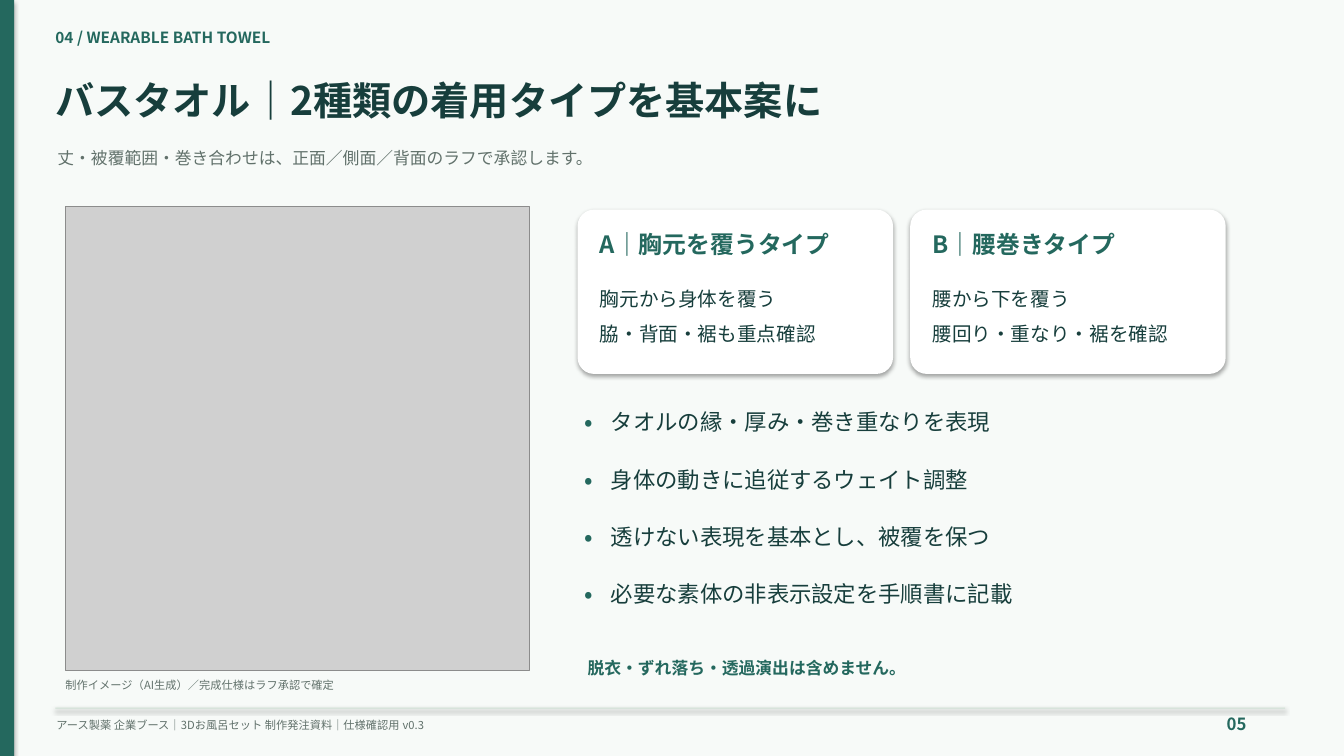
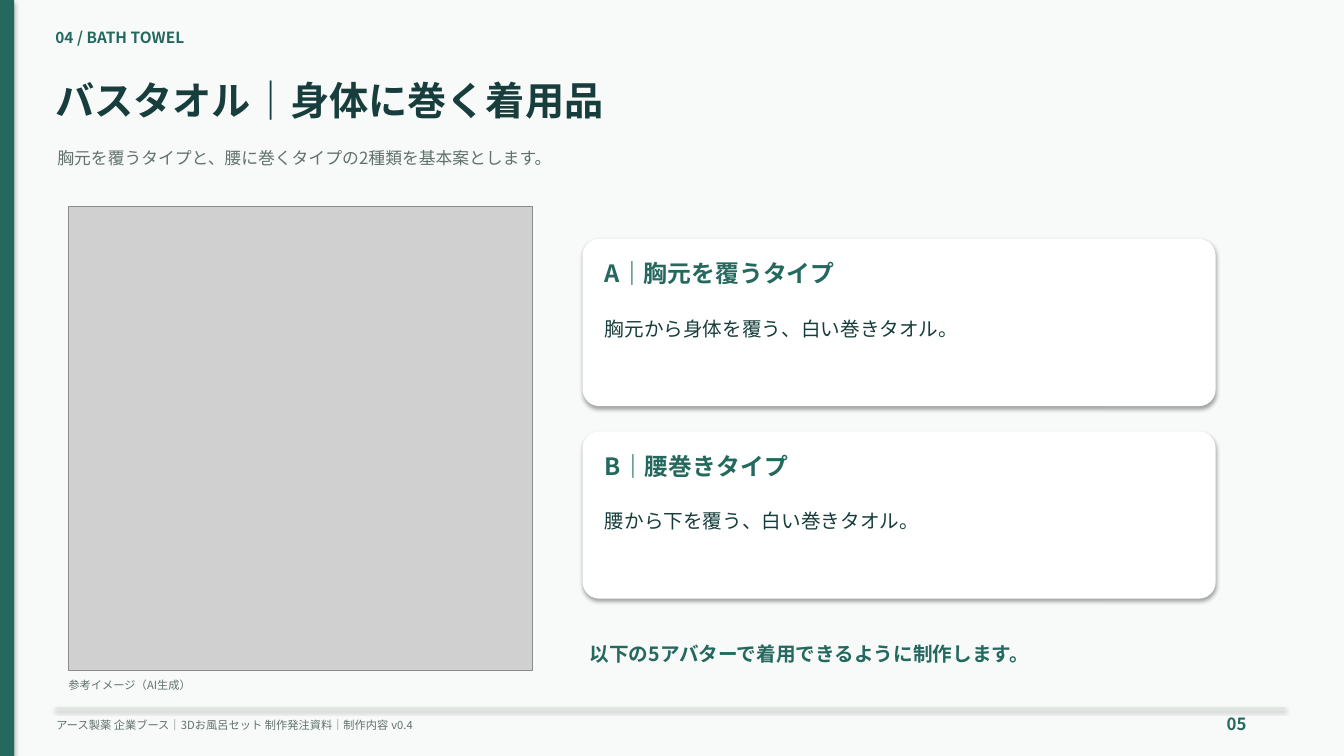
Before and after one commit to morishihikky/cordex, a slide deck: slide 5 of documents/slides/bath-set-production-slides.pptx. Drawn at 1344x756 pixels with LibreOffice and Linux fonts; fonts in the diff are those of the drawing; grey boxes stand for pictures. Boxes give left, top, right and bottom in pixels: in the first picture for what was removed or moved away, otherwise in the second. Text is boxed around its words. In the diff, an @@ line names an element or a change of style, - is before the commit and + after.

```diff
--- a/documents/slides/bath-set-production-slides.pptx
+++ b/documents/slides/bath-set-production-slides.pptx
@@ text at box(55, 31, 185, 43): text changed @@
-04 / WEARABLE BATH TOWEL
+04 / BATH TOWEL
@@ text at box(55, 80, 603, 120): text changed @@
-バスタオル｜2種類の着用タイプを基本案に
+バスタオル｜身体に巻く着用品
@@ text at box(57, 150, 551, 166): text changed @@
-丈・被覆範囲・巻き合わせは、正面／側面／背面のラフで承認します。
+胸元を覆うタイプと、腰に巻くタイプの2種類を基本案とします。
@@ rounded rectangle: place and size @@
-rounded rectangle at box(578, 210, 893, 374)
+rounded rectangle at box(583, 239, 1216, 406)
@@ text "A｜胸元を覆うタイプ": place and size @@
-text "A｜胸元を覆うタイプ" at box(600, 232, 830, 256)
+text "A｜胸元を覆うタイプ" at box(605, 261, 835, 285)
@@ text at box(605, 319, 958, 338): text changed @@
-胸元から身体を覆う
-脇・背面・裾も重点確認
+胸元から身体を覆う、白い巻きタオル。
@@ text removed at box(585, 408, 607, 439) @@
-•
@@ text removed at box(611, 411, 990, 432) @@
-タオルの縁・厚み・巻き重なりを表現
@@ rounded rectangle: place and size @@
-rounded rectangle at box(910, 210, 1226, 374)
+rounded rectangle at box(583, 432, 1216, 599)
@@ text removed at box(585, 466, 607, 496) @@
-•
@@ text "B｜腰巻きタイプ": place and size @@
-text "B｜腰巻きタイプ" at box(932, 232, 1115, 256)
+text "B｜腰巻きタイプ" at box(605, 454, 788, 478)
@@ text removed at box(611, 469, 968, 490) @@
-身体の動きに追従するウェイト調整
@@ text removed at box(585, 523, 607, 554) @@
-•
@@ text at box(605, 511, 919, 530): text changed @@
-腰から下を覆う
-腰回り・重なり・裾を確認
+腰から下を覆う、白い巻きタオル。
@@ text removed at box(611, 526, 990, 547) @@
-透けない表現を基本とし、被覆を保つ
@@ text removed at box(585, 581, 607, 611) @@
-•
@@ text removed at box(611, 583, 1013, 604) @@
-必要な素体の非表示設定を手順書に記載
@@ text removed at box(588, 659, 906, 676) @@
-脱衣・ずれ落ち・透過演出は含めません。
@@ text added at box(590, 644, 1029, 663), 14 pt, text #24685E, bold @@
+以下の5アバターで着用できるように制作します。
@@ text at box(68, 679, 190, 690): text changed @@
-制作イメージ（AI生成）／完成仕様はラフ承認で確定
+参考イメージ（AI生成）
@@ text at box(56, 719, 412, 730): text changed @@
-アース製薬 企業ブース｜3Dお風呂セット 制作発注資料｜仕様確認用 v0.3
+アース製薬 企業ブース｜3Dお風呂セット 制作発注資料｜制作内容 v0.4
```
Also in this commit, not shown: 4 other slides changed, 3 slides added, 5 slides removed, 13 other files.
